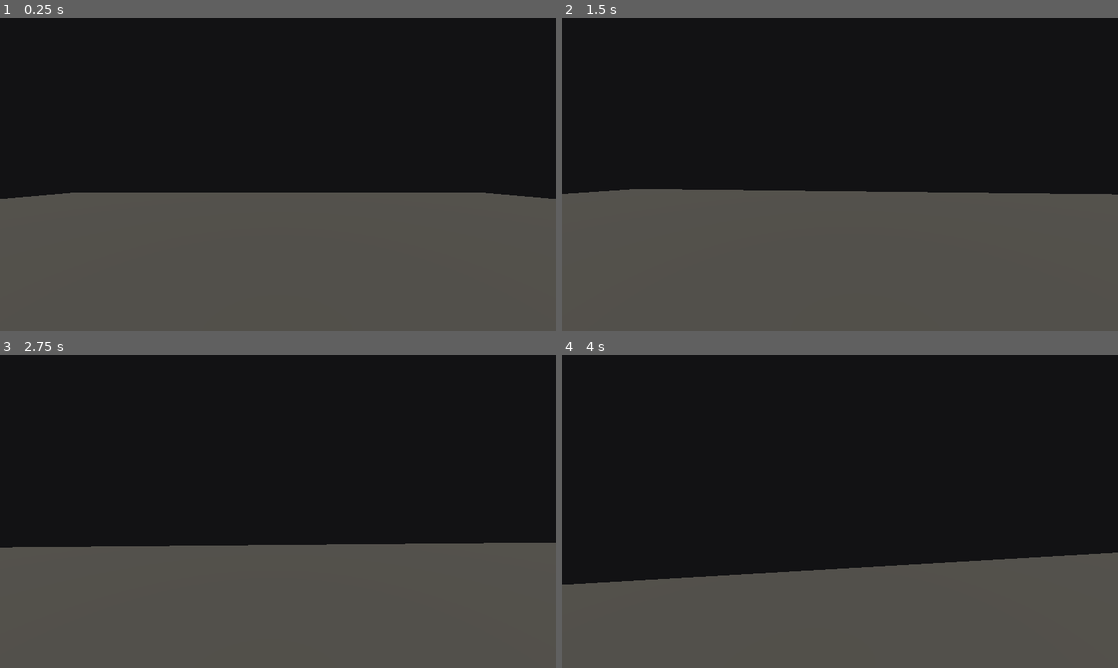
Above: before the commit, frames 1-4 (two rows, left to right).
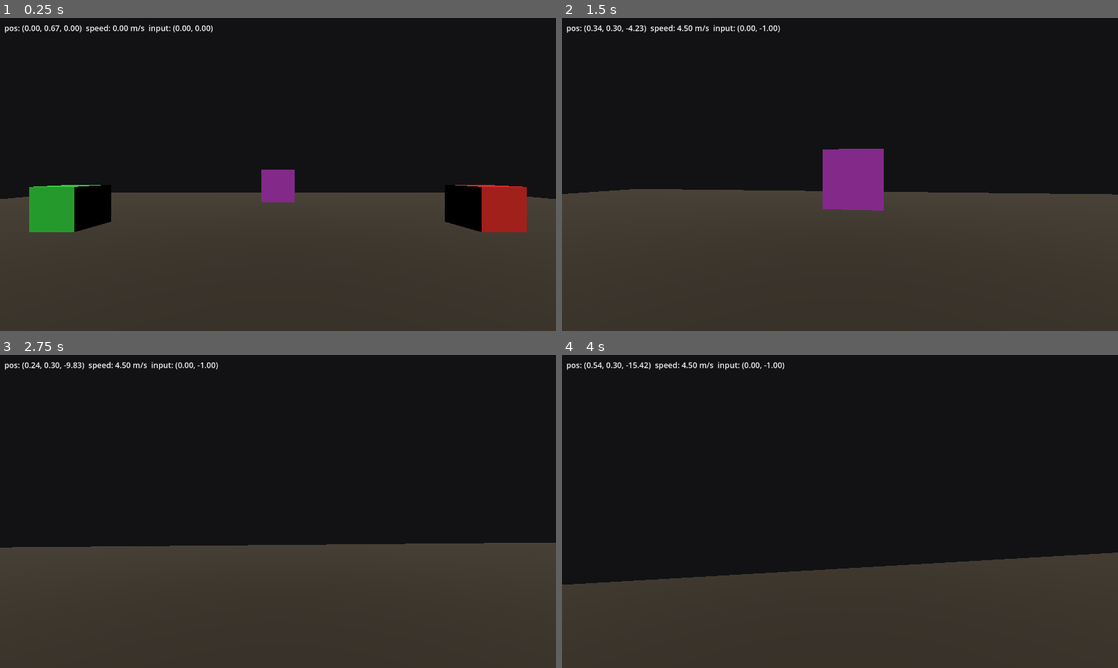
Above: after the commit, the same moments.

Repository: misketg/whispers
Game: Godot game, scene res://scenes/Main.tscn
Same seed, same stepped clock (60 frames per second), same inputs: the game is played once before the commit and once after it.
Inputs (mouse positions are in pixels of both pictures, inside the frame that each line leads up to):
- Up to frame 1 (0.25 s): no input
- Up to frame 2 (1.5 s): move the mouse to (867, 174) at 0.52 s; hold W (move_forward) from 0.53 s (still down); move the mouse to (812, 174) at 1.27 s
- Up to frame 3 (2.75 s): keep holding W (move_forward); move the mouse to (289, 505) at 2.02 s
- Up to frame 4 (4 s): keep holding W (move_forward); move the mouse to (834, 517) at 2.77 s; move the mouse to (878, 514) at 3.52 s

The runs differ from the first frame. In frame 1, 41% of the frame differs, in the area x 0-100%, y 2-100%; in frame 2, 40%; in frame 3, 36%; in frame 4, 32%.

Commit message:
Add visual landmarks and debug overlay to diagnose movement
User reported "I only see camera movement" after pressing play in
Godot 4.7. Verified against 4.7 docs that CharacterBody3D.move_and_slide
and Input.get_vector APIs are unchanged since 4.0 - the controller
code is correct. Most likely cause is a featureless floor making
translational motion invisible.

Changes:
- Main.tscn: 8 colored landmark cubes (red/green/blue/yellow/purple/
  cyan) scattered at various distances around the floor to give motion
  parallax reference. Floor gets a warmer material (was default grey).
  CanvasLayer + DebugLabel added for HUD overlay.
- Player.gd: writes position, horizontal speed, and raw input vector
  to DebugLabel every physics frame. If WASD doesn't change the
  numbers, input isn't reaching the script. If numbers change but the
  view doesn't, it was the featureless-floor issue all along.

Co-Authored-By: Claude Opus 4.7 <noreply@anthropic.com>

Diff:
--- a/scenes/Main.tscn
+++ b/scenes/Main.tscn
@@ -12,6 +12,30 @@
 [sub_resource type="BoxShape3D" id="BoxShape3D_floor"]
 size = Vector3(40, 1, 40)
 
+[sub_resource type="StandardMaterial3D" id="Mat_floor"]
+albedo_color = Color(0.32, 0.3, 0.28, 1)
+
+[sub_resource type="BoxMesh" id="BoxMesh_landmark"]
+size = Vector3(1, 1, 1)
+
+[sub_resource type="StandardMaterial3D" id="Mat_red"]
+albedo_color = Color(0.95, 0.18, 0.18, 1)
+
+[sub_resource type="StandardMaterial3D" id="Mat_green"]
+albedo_color = Color(0.2, 0.95, 0.3, 1)
+
+[sub_resource type="StandardMaterial3D" id="Mat_blue"]
+albedo_color = Color(0.2, 0.45, 1, 1)
+
+[sub_resource type="StandardMaterial3D" id="Mat_yellow"]
+albedo_color = Color(1, 0.92, 0.2, 1)
+
+[sub_resource type="StandardMaterial3D" id="Mat_purple"]
+albedo_color = Color(0.78, 0.25, 0.95, 1)
+
+[sub_resource type="StandardMaterial3D" id="Mat_cyan"]
+albedo_color = Color(0.2, 0.92, 0.95, 1)
+
 [node name="Main" type="Node3D"]
 
 [node name="Floor" type="StaticBody3D" parent="."]
@@ -19,6 +43,7 @@
 
 [node name="FloorMesh" type="MeshInstance3D" parent="Floor"]
 mesh = SubResource("BoxMesh_floor")
+material_override = SubResource("Mat_floor")
 
 [node name="FloorCollision" type="CollisionShape3D" parent="Floor"]
 shape = SubResource("BoxShape3D_floor")
@@ -35,5 +60,58 @@
 
 [node name="DirectionalLight3D" type="DirectionalLight3D" parent="."]
 transform = Transform3D(1, 0, 0, 0, 0.707107, 0.707107, 0, -0.707107, 0.707107, 0, 0, 0)
-light_energy = 0.6
-light_color = Color(0.85, 0.83, 0.78, 1)
+light_energy = 0.7
+light_color = Color(0.9, 0.86, 0.78, 1)
+
+[node name="UI" type="CanvasLayer" parent="."]
+
+[node name="DebugLabel" type="Label" parent="UI"]
+offset_left = 10.0
+offset_top = 10.0
+offset_right = 600.0
+offset_bottom = 80.0
+theme_override_font_sizes/font_size = 18
+theme_override_colors/font_color = Color(0.95, 0.95, 0.95, 1)
+text = "debug"
+
+[node name="Landmarks" type="Node3D" parent="."]
+
+[node name="LM_Red" type="MeshInstance3D" parent="Landmarks"]
+transform = Transform3D(1, 0, 0, 0, 1, 0, 0, 0, 1, 5, 0.5, -5)
+mesh = SubResource("BoxMesh_landmark")
+material_override = SubResource("Mat_red")
+
+[node name="LM_Green" type="MeshInstance3D" parent="Landmarks"]
+transform = Transform3D(1, 0, 0, 0, 1, 0, 0, 0, 1, -5, 0.5, -5)
+mesh = SubResource("BoxMesh_landmark")
+material_override = SubResource("Mat_green")
+
+[node name="LM_Blue" type="MeshInstance3D" parent="Landmarks"]
+transform = Transform3D(1, 0, 0, 0, 1, 0, 0, 0, 1, 5, 0.5, 5)
+mesh = SubResource("BoxMesh_landmark")
+material_override = SubResource("Mat_blue")
+
+[node name="LM_Yellow" type="MeshInstance3D" parent="Landmarks"]
+transform = Transform3D(1, 0, 0, 0, 1, 0, 0, 0, 1, -5, 0.5, 5)
+mesh = SubResource("BoxMesh_landmark")
+material_override = SubResource("Mat_yellow")
+
+[node name="LM_Purple" type="MeshInstance3D" parent="Landmarks"]
+transform = Transform3D(1.5, 0, 0, 0, 1.5, 0, 0, 0, 1.5, 0, 0.75, -10)
+mesh = SubResource("BoxMesh_landmark")
+material_override = SubResource("Mat_purple")
+
+[node name="LM_Cyan" type="MeshInstance3D" parent="Landmarks"]
+transform = Transform3D(1.5, 0, 0, 0, 1.5, 0, 0, 0, 1.5, 10, 0.75, 0)
+mesh = SubResource("BoxMesh_landmark")
+material_override = SubResource("Mat_cyan")
+
+[node name="LM_Red2" type="MeshInstance3D" parent="Landmarks"]
+transform = Transform3D(1.5, 0, 0, 0, 1.5, 0, 0, 0, 1.5, -10, 0.75, 0)
+mesh = SubResource("BoxMesh_landmark")
+material_override = SubResource("Mat_red")
+
+[node name="LM_Green2" type="MeshInstance3D" parent="Landmarks"]
+transform = Transform3D(1.5, 0, 0, 0, 1.5, 0, 0, 0, 1.5, 0, 0.75, 10)
+mesh = SubResource("BoxMesh_landmark")
+material_override = SubResource("Mat_green")
--- a/scripts/Player.gd
+++ b/scripts/Player.gd
@@ -9,6 +9,7 @@
 @export var gravity: float = 9.8
 
 @onready var camera: Camera3D = $Camera3D
+@onready var debug_label: Label = get_node_or_null("/root/Main/UI/DebugLabel")
 
 
 func _ready() -> void:
@@ -42,3 +43,11 @@
 
 	velocity.y -= gravity * delta
 	move_and_slide()
+
+	if debug_label:
+		var h_speed: float = Vector2(velocity.x, velocity.z).length()
+		debug_label.text = "pos: (%.2f, %.2f, %.2f)  speed: %.2f m/s  input: (%.2f, %.2f)" % [
+			global_position.x, global_position.y, global_position.z,
+			h_speed,
+			input_dir.x, input_dir.y
+		]
Not shown: 1 places in scenes/Main.tscn that only renumber resources
